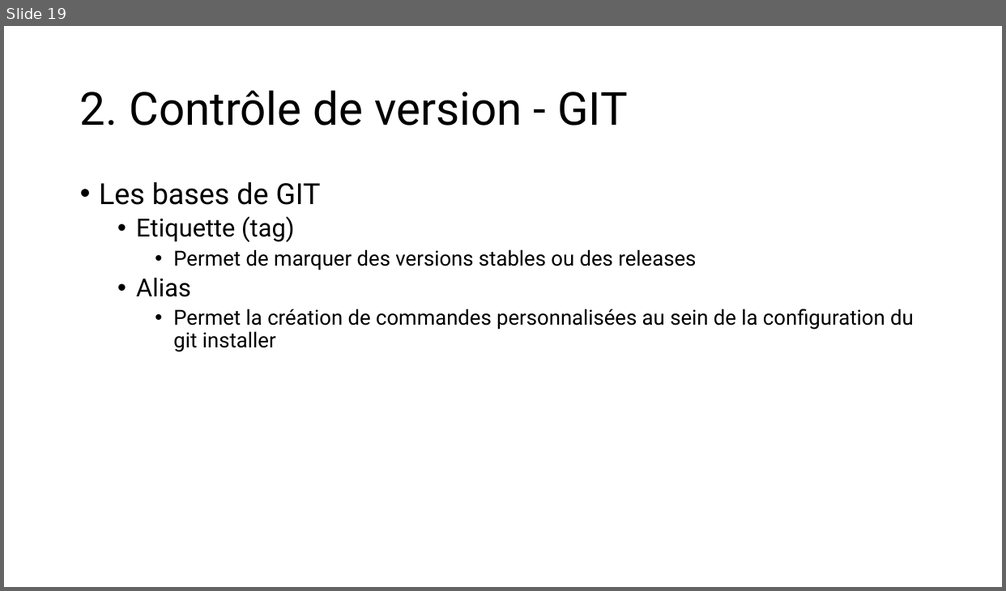
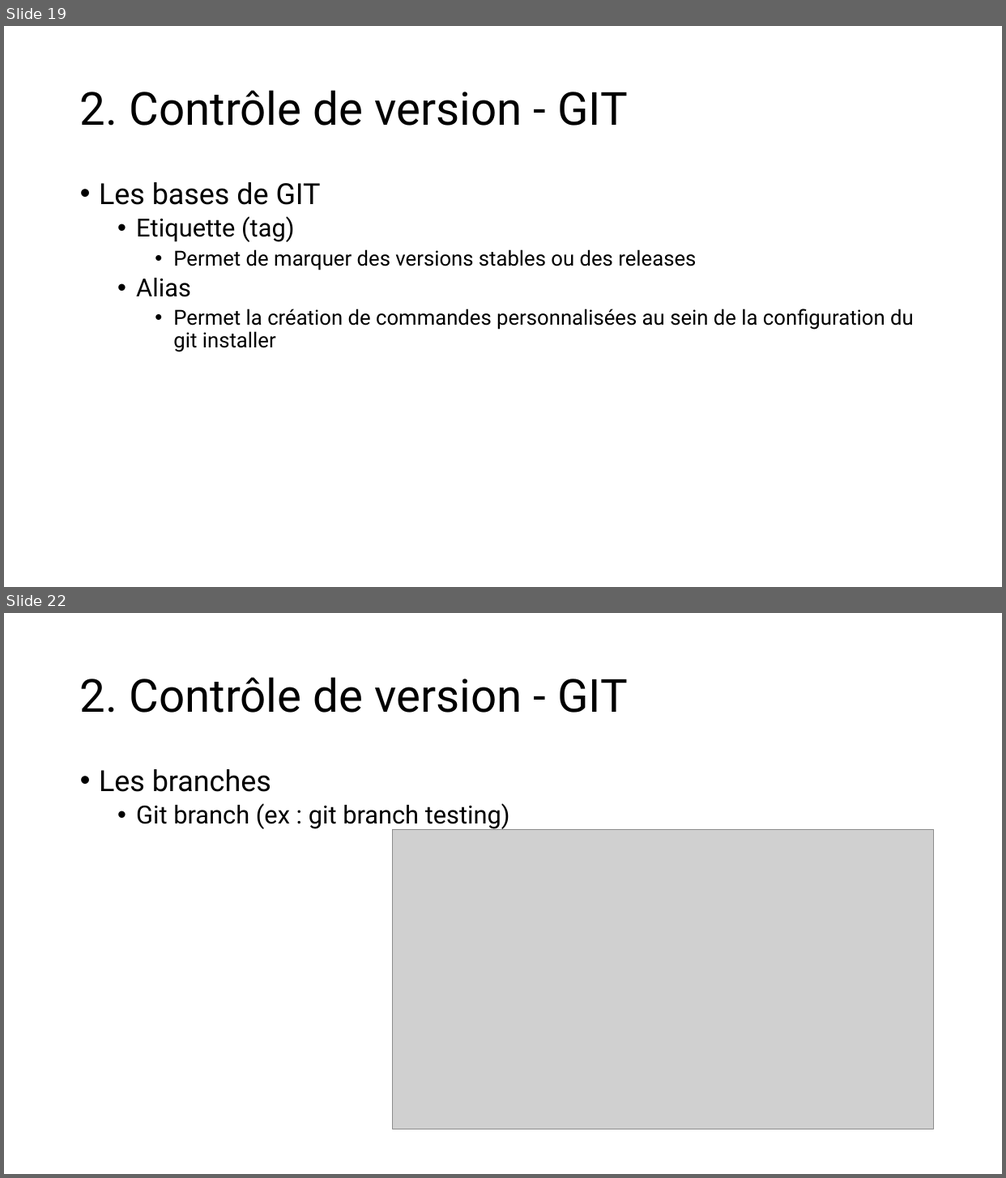
Before and after one commit to LJKhnor/Chapitre-4, a slide deck: Chapitre 4.pptx. Shown one above the other, each under a label of ours: slide 19 before the commit, slides 19 and 22 after it; the slides between them are not shown. The pictures are 1006x591 and 1006x1178 pixels, drawn with LibreOffice and Linux fonts; fonts in the diff are those of the drawing; grey boxes stand for pictures. Boxes give left, top, right and bottom in pixels: in the first picture for what was removed or moved away, otherwise in the second. Text is boxed around its words. In the diff, an @@ line names an element or a change of style, - is before the commit and + after.

```diff
--- a/Chapitre 4.pptx
+++ b/Chapitre 4.pptx
@@ slide 22 added at box(4, 613, 1002, 1174), background #FFFFFF @@
@@ title added at box(80, 677, 628, 713), 44 pt, text #000000 @@
+2. Contrôle de version - GIT
@@ text added at box(99, 769, 510, 831), 24 pt, text #000000 @@
+• Les branches
+  • Git branch (ex : git branch testing)
@@ picture added at box(393, 829, 933, 1130) @@
```
Also in this commit, not shown: 4 slides changed, 7 other slides added.
